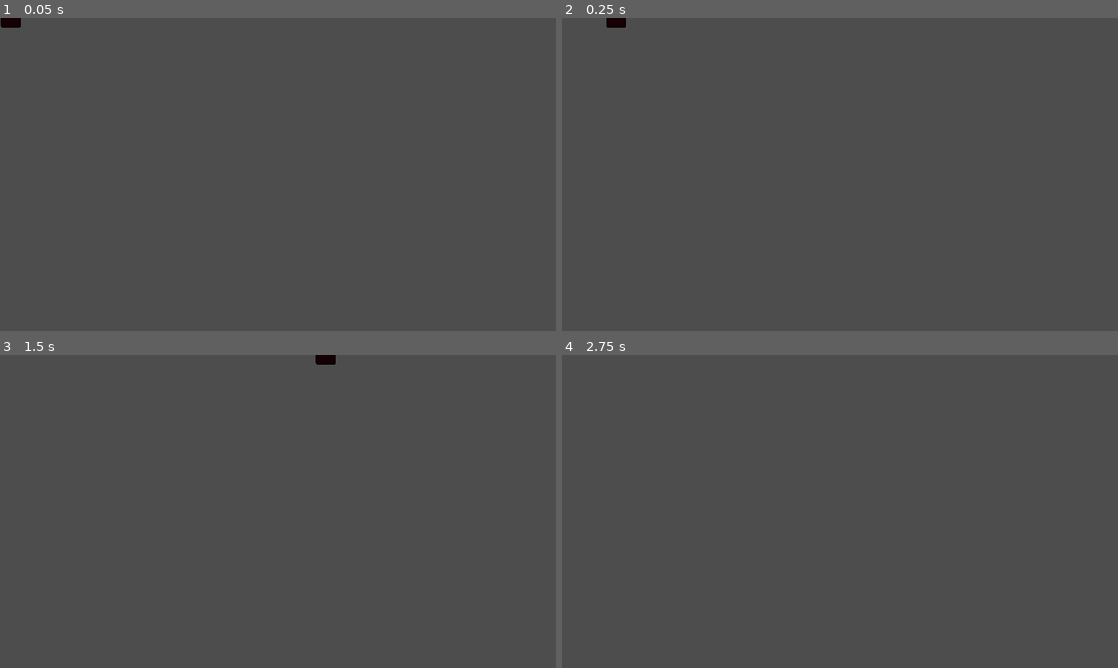
Above: before the commit, frames 1-4 (two rows, left to right).
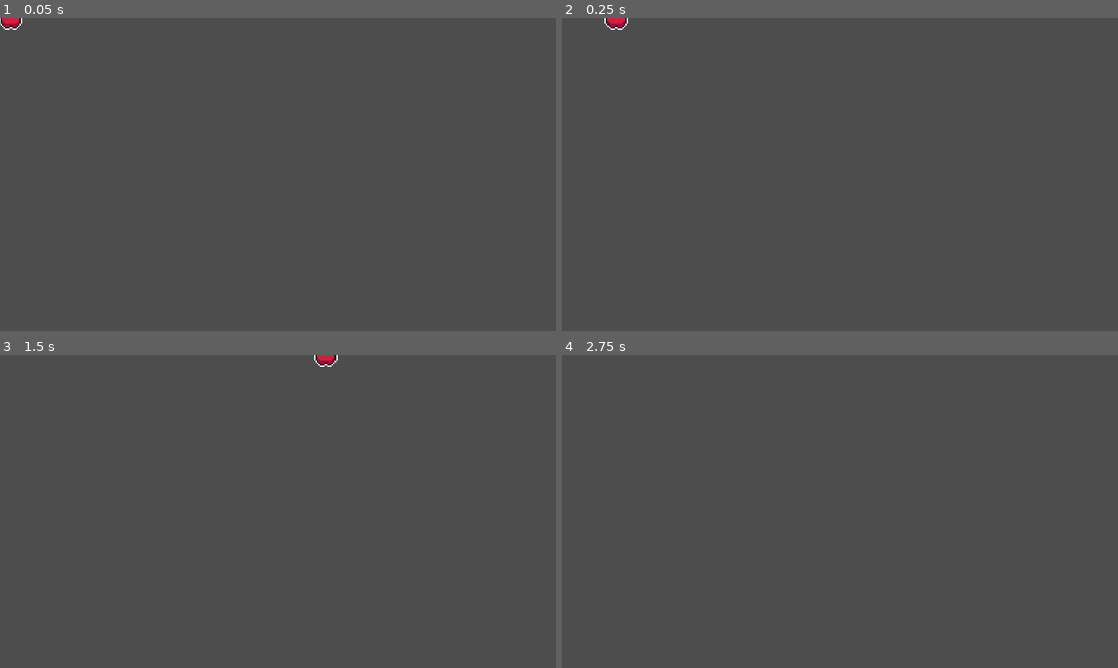
Above: after the commit, the same moments.

Repository: alexg-lviv/FruitTheNinja
Game: Godot game, scene res://src/Projectiles/Apple/Apple.tscn
Same seed, same stepped clock (60 frames per second), same inputs: the game is played once before the commit and once after it. The project has no main scene, so this scene is started directly. The engine's default icon, where the game draws it, is replaced by a stand-in: a white triangle on a blue panel in a dark square.
Inputs:
- Up to frame 1 (0.05 s): no input
- Up to frame 2 (0.25 s): no input
- Up to frame 3 (1.5 s): no input
- Up to frame 4 (2.75 s): no input

The runs differ from the first frame. In frame 1, 0.1% of the frame differs, in the area x 0-4%, y 0-4%; in frame 2, 0.1%, in the area x 7-12%, y 0-4%; in frame 3, 0.1%; in frame 4, nothing differs.

Commit message:
Update sprites

Diff:
--- a/src/Projectiles/Apple/Apple.tscn
+++ b/src/Projectiles/Apple/Apple.tscn
@@ -1,10 +1,12 @@
-[gd_scene load_steps=3 format=3 uid="uid://l2tvwibjny5k"]
+[gd_scene load_steps=4 format=3 uid="uid://l2tvwibjny5k"]
 
 [ext_resource type="PackedScene" uid="uid://vy6xu767jks6" path="res://src/Projectiles/Projectile.tscn" id="1_6oulf"]
 [ext_resource type="Script" path="res://src/Projectiles/Apple/Apple.gd" id="2_63517"]
+[ext_resource type="Texture2D" uid="uid://d04jtvf4oy76m" path="res://assets/fruits/Manzana.png" id="3_iivuj"]
 
 [node name="Apple" instance=ExtResource("1_6oulf")]
 script = ExtResource("2_63517")
 
 [node name="Sprite2D" parent="." index="1"]
-modulate = Color(0.32549, 0, 0.027451, 1)
+scale = Vector2(3.375, 3.375)
+texture = ExtResource("3_iivuj")
--- a/src/Projectiles/Banana/Banana.tscn
+++ b/src/Projectiles/Banana/Banana.tscn
@@ -1,10 +1,12 @@
-[gd_scene load_steps=3 format=3 uid="uid://bjrxlatq12cn"]
+[gd_scene load_steps=4 format=3 uid="uid://bjrxlatq12cn"]
 
 [ext_resource type="PackedScene" uid="uid://vy6xu767jks6" path="res://src/Projectiles/Projectile.tscn" id="1_0slcs"]
 [ext_resource type="Script" path="res://src/Projectiles/Banana/Banana.gd" id="2_dbq6w"]
+[ext_resource type="Texture2D" uid="uid://dj4u1k54fyqtg" path="res://assets/fruits/platano.png" id="3_lmx21"]
 
 [node name="Banana" instance=ExtResource("1_0slcs")]
 script = ExtResource("2_dbq6w")
 
 [node name="Sprite2D" parent="." index="1"]
-modulate = Color(0.858824, 0.698039, 0, 1)
+scale = Vector2(3, 3)
+texture = ExtResource("3_lmx21")
